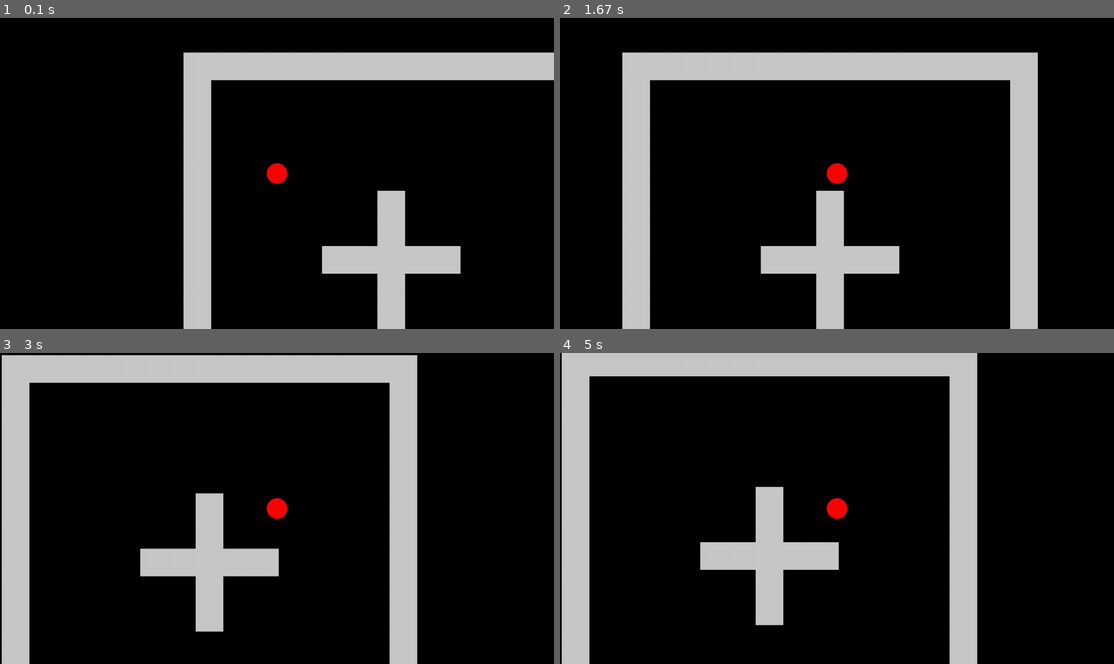
Above: before the commit, frames 1-4 (two rows, left to right).
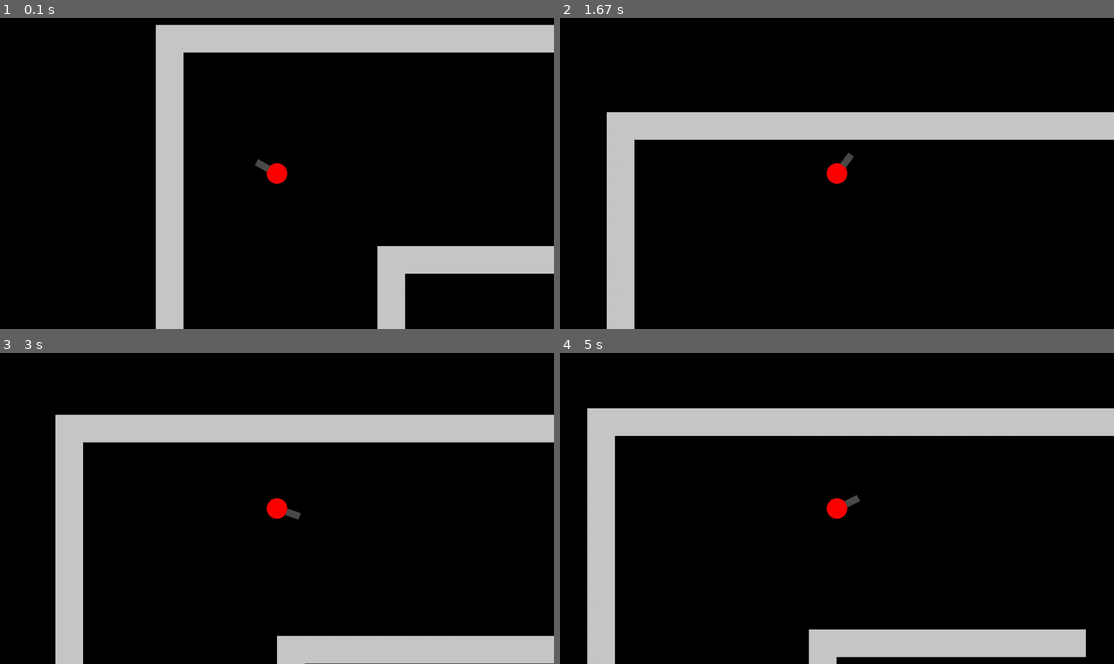
Above: after the commit, the same moments.

Repository: abmu/pygame-shooter-game
Game: pygame game, started from main.py
Two runs of this game, one before a commit and one after it. Both use one fixed random seed, a clock stepped at 60 frames per second and the inputs below.
Inputs (mouse positions are in pixels of both pictures, inside the frame that each line leads up to):
- Up to frame 1 (0.1 s): no input
- Up to frame 2 (1.67 s): hold W 0.33-0.8 s; hold Right 0.33-0.8 s; move the mouse to (814, 185) at 0.37 s; hold Right 0.83-1.3 s; move the mouse to (704, 176) at 0.87 s; hold W 1.33-1.63 s; move the mouse to (920, 64) at 1.37 s
- Up to frame 3 (3 s): hold Right 1.67-2.13 s; move the mouse to (288, 402) at 1.7 s; hold A 2.17-2.7 s; move the mouse to (282, 539) at 2.2 s; hold Down from 2.73 s (still down); move the mouse to (421, 558) at 2.77 s
- Up to frame 4 (5 s): release Down at 3.03 s; hold A 3.07-3.47 s; move the mouse to (981, 480) at 3.1 s; hold Up 3.5-3.87 s; move the mouse to (1036, 483) at 3.53 s; hold D 3.9-4.53 s; move the mouse to (1030, 570) at 3.93 s; hold Down 4.57-4.93 s; move the mouse to (859, 496) at 4.6 s; hold A from 4.97 s (still down)

The runs differ from the first frame. In frame 1, 24% of the frame differs, in the area x 28-100%, y 2-100%; in frame 2, 26%; in frame 3, 35%, in the area x 0-100%, y 0-100%; in frame 4, 34%.

Commit message:
New commit

Diff:
--- a/bullet.py
+++ b/bullet.py
@@ -1,18 +1,20 @@
 import pygame
+from settings import *
 
 
 class Bullet(pygame.sprite.Sprite):
     def __init__(self,pos,groups,obstacle_sprites,middle_pos,mouse_pos):
         # bullet setup
         super().__init__(groups)
-        self.image = pygame.image.load('graphics/bullet.png').convert_alpha()
-        self.rect = self.image.get_rect(topleft = pos)
+        orig_image = pygame.image.load('graphics/bullet.png').convert_alpha()
+        orig_rect = orig_image.get_rect(topleft = pos)
+        self.set_direction(middle_pos,mouse_pos)
+        self.rotate(orig_image,orig_rect)
         self.pos_x = self.rect.x
         self.pos_y = self.rect.y
 
         # movement
-        self.set_direction(middle_pos,mouse_pos)
-        self.speed = 0.5
+        self.speed = 10
 
         self.obstacle_sprites = obstacle_sprites
 
@@ -26,6 +28,12 @@
         if self.direction.magnitude() != 0:
             self.direction = self.direction.normalize()
 
+    def rotate(self,image,rect):
+        # rotate bullet about center by angle between unit vector i and self.direction
+        angle = self.direction.angle_to(pygame.math.Vector2(1,0))
+        self.image = pygame.transform.rotate(image,angle)
+        self.rect = self.image.get_rect(center = rect.center)
+
     def move(self,speed):
         # store accourate position values in self.pos_x and self.pos_y
         # self.rect.x and self.rect.y will round values
@@ -34,6 +42,13 @@
 
         self.rect.x = self.pos_x
         self.rect.y = self.pos_y
+        self.collision()
+
+    def collision(self):
+        # handle wall collisions
+        for sprite in self.obstacle_sprites:
+            if sprite.rect.colliderect(self.rect):
+                self.kill()
 
     def update(self):
         # update bullet
--- a/level.py
+++ b/level.py
@@ -2,6 +2,7 @@
 from settings import *
 from tile import Tile
 from player import Player
+from weapon import Weapon
 from bullet import Bullet
 
 
@@ -27,15 +28,15 @@
                     Tile((x,y),[self.visible_sprites,self.obstacle_sprites])
                 elif col == 'P':
                     self.player = Player((x,y),[self.visible_sprites],self.obstacle_sprites,self.create_bullet)
+                    self.weapon = Weapon(self.player.rect,[self.visible_sprites],self.visible_sprites.get_middle_pos())
 
     def create_bullet(self):
-        Bullet((self.player.get_pos()),[self.visible_sprites],self.obstacle_sprites,self.visible_sprites.get_middle_pos(self.player),pygame.mouse.get_pos())
+        Bullet(self.weapon.get_pos(),[self.visible_sprites],self.obstacle_sprites,self.visible_sprites.get_middle_pos(),pygame.mouse.get_pos())
 
     def run(self):
         # update and draw the level map
         self.visible_sprites.draw(self.player)
         self.visible_sprites.update()
-
 
 class CameraGroup(pygame.sprite.Group):
     def __init__(self):
@@ -46,7 +47,7 @@
         self.half_height = self.screen.get_size()[1] // 2
         self.offset = pygame.math.Vector2()
 
-    def get_middle_pos(self,player):
+    def get_middle_pos(self):
         return (self.half_width,self.half_height)
 
     def draw(self,player):
@@ -54,7 +55,9 @@
         self.offset.x = player.rect.centerx - self.half_width
         self.offset.y = player.rect.centery - self.half_height
 
-        # apply offset to each sprite
-        for sprite in self.sprites():
+        # sprites drawn later will be drawn on top
+        # draw weapon on top of the tiles
+        for sprite in sorted(self.sprites(),key = lambda sprite: sprite.__class__.__name__):
+            # apply offset to each sprite
             offset_pos = sprite.rect.topleft - self.offset
             self.screen.blit(sprite.image,offset_pos)
--- a/player.py
+++ b/player.py
@@ -16,6 +16,9 @@
         # shooting
         self.pressed = False
         self.create_bullet = create_bullet
+        self.attacking = False
+        self.attack_cooldown = 100
+        self.attack_time = None
 
         self.obstacle_sprites = obstacle_sprites
 
@@ -23,27 +26,31 @@
         keys = pygame.key.get_pressed()
 
         # change player direction
-        if keys[pygame.K_LEFT]:
+        if keys[pygame.K_LEFT] or keys[pygame.K_a]:
             self.direction.x = -1
-        elif keys[pygame.K_RIGHT]:
+        elif keys[pygame.K_RIGHT] or keys[pygame.K_d]:
             self.direction.x = 1
         else:
             self.direction.x = 0
 
-        if keys[pygame.K_UP]:
+        if keys[pygame.K_UP] or keys[pygame.K_w]:
             self.direction.y = -1
-        elif keys[pygame.K_DOWN]:
+        elif keys[pygame.K_DOWN] or keys[pygame.K_s]:
             self.direction.y = 1
         else:
             self.direction.y = 0
 
         # shoot bullet
-        if pygame.mouse.get_pressed()[0]: # check if lmb clicked
+        if pygame.mouse.get_pressed()[0] and not self.attacking: # check if lmb clicked
             self.pressed = True
         else:
             if self.pressed:
                 self.create_bullet()
                 self.pressed = False
+
+                # begin attack cooldown
+                self.attacking = True
+                self.attack_time = pygame.time.get_ticks()
 
     def move(self,speed):
         # normalize direction vector to ensure it is a unit vector
@@ -75,12 +82,16 @@
                     elif self.direction.y > 0: # moving down
                         self.rect.bottom = sprite.rect.top
 
-    def get_pos(self):
-        # subtract half the bullet width and height
-        # make bullet center start at player center
-        return (self.rect.centerx-8,self.rect.centery-8)
+    def cooldowns(self):
+        current_time = pygame.time.get_ticks()
+
+        # check if attack cooldown has finished
+        if self.attacking:
+            if current_time - self.attack_time >= self.attack_cooldown:
+                self.attacking = False
 
     def update(self):
         # update player
         self.input()
+        self.cooldowns()
         self.move(self.speed)
--- a/settings.py
+++ b/settings.py
@@ -4,19 +4,59 @@
 TILE_SIZE = 64
 
 MAP_ARRAY = [
-['x','x','x','x','x','x','x','x','x','x','x','x','x','x','x'],
-['x',' ',' ',' ',' ',' ',' ',' ',' ',' ',' ',' ',' ',' ','x'],
-['x',' ',' ',' ',' ',' ',' ',' ',' ',' ',' ',' ',' ',' ','x'],
-['x',' ',' ',' ',' ',' ',' ',' ',' ',' ',' ',' ',' ',' ','x'],
-['x',' ',' ','P',' ',' ',' ',' ',' ',' ',' ',' ',' ',' ','x'],
-['x',' ',' ',' ',' ',' ',' ','x',' ',' ',' ',' ',' ',' ','x'],
-['x',' ',' ',' ',' ',' ',' ','x',' ',' ',' ',' ',' ',' ','x'],
-['x',' ',' ',' ',' ','x','x','x','x','x',' ',' ',' ',' ','x'],
-['x',' ',' ',' ',' ',' ',' ','x',' ',' ',' ',' ',' ',' ','x'],
-['x',' ',' ',' ',' ',' ',' ','x',' ',' ',' ',' ',' ',' ','x'],
-['x',' ',' ',' ',' ',' ',' ',' ',' ',' ',' ',' ',' ',' ','x'],
-['x',' ',' ',' ',' ',' ',' ',' ',' ',' ',' ',' ',' ',' ','x'],
-['x',' ',' ',' ',' ',' ',' ',' ',' ',' ',' ',' ',' ',' ','x'],
-['x',' ',' ',' ',' ',' ',' ',' ',' ',' ',' ',' ',' ',' ','x'],
-['x','x','x','x','x','x','x','x','x','x','x','x','x','x','x']
+['x','x','x','x','x','x','x','x','x','x','x','x','x','x','x','x','x','x','x','x','x','x','x','x','x','x','x','x','x','x','x','x','x','x','x','x','x','x','x','x','x','x','x','x','x','x','x','x','x','x','x','x','x','x','x'],
+['x',' ',' ',' ',' ',' ',' ',' ',' ',' ',' ',' ',' ',' ',' ',' ',' ',' ',' ',' ',' ',' ',' ',' ',' ',' ',' ','x',' ',' ',' ',' ',' ',' ',' ',' ',' ',' ',' ',' ',' ',' ',' ',' ',' ',' ',' ',' ',' ',' ',' ',' ',' ',' ','x'],
+['x',' ',' ',' ',' ',' ',' ',' ',' ',' ',' ',' ',' ',' ',' ',' ',' ',' ',' ',' ',' ',' ',' ',' ',' ',' ',' ','x',' ',' ',' ',' ',' ',' ',' ',' ',' ',' ',' ',' ',' ',' ',' ',' ',' ',' ',' ',' ',' ',' ',' ',' ',' ',' ','x'],
+['x',' ',' ',' ',' ',' ',' ',' ',' ',' ',' ',' ',' ',' ',' ',' ',' ',' ',' ',' ',' ',' ',' ',' ',' ',' ',' ',' ',' ',' ',' ',' ',' ',' ',' ',' ',' ',' ',' ',' ',' ',' ',' ',' ',' ',' ',' ',' ',' ',' ',' ',' ',' ',' ','x'],
+['x',' ',' ',' ',' ',' ',' ',' ',' ',' ',' ',' ',' ',' ',' ',' ',' ',' ',' ',' ',' ',' ',' ',' ',' ',' ',' ',' ',' ',' ',' ',' ',' ',' ',' ',' ',' ',' ',' ',' ',' ',' ',' ',' ',' ',' ',' ',' ',' ',' ',' ',' ',' ',' ','x'],
+['x',' ',' ',' ','P',' ',' ',' ',' ',' ',' ',' ',' ',' ',' ',' ',' ',' ',' ',' ',' ',' ',' ',' ',' ',' ',' ',' ',' ',' ',' ',' ',' ',' ',' ',' ',' ',' ',' ',' ',' ',' ',' ',' ',' ',' ',' ',' ',' ',' ',' ',' ',' ',' ','x'],
+['x',' ',' ',' ',' ',' ',' ',' ',' ',' ',' ',' ',' ',' ',' ',' ',' ',' ',' ',' ',' ',' ',' ',' ',' ',' ',' ','x',' ',' ',' ',' ',' ',' ',' ',' ',' ',' ',' ',' ',' ',' ',' ',' ',' ',' ',' ',' ',' ',' ',' ',' ',' ',' ','x'],
+['x',' ',' ',' ',' ',' ',' ',' ',' ',' ',' ',' ',' ',' ',' ',' ',' ',' ',' ',' ',' ',' ',' ',' ',' ',' ',' ','x',' ',' ',' ',' ',' ',' ',' ',' ',' ',' ',' ',' ',' ',' ',' ',' ',' ',' ',' ',' ',' ',' ',' ',' ',' ',' ','x'],
+['x',' ',' ',' ',' ',' ',' ',' ','x','x','x','x','x','x','x','x','x','x',' ',' ',' ',' ','x','x','x','x','x','x','x','x','x','x','x',' ',' ',' ',' ','x','x','x','x','x','x','x','x','x','x',' ',' ',' ',' ',' ',' ',' ','x'],
+['x',' ',' ',' ',' ',' ',' ',' ','x',' ',' ',' ',' ',' ',' ',' ',' ',' ',' ',' ',' ',' ',' ',' ',' ',' ',' ',' ',' ',' ',' ',' ',' ',' ',' ',' ',' ',' ',' ',' ',' ',' ',' ',' ',' ',' ','x',' ',' ',' ',' ',' ',' ',' ','x'],
+['x',' ',' ',' ',' ',' ',' ',' ','x',' ',' ',' ',' ',' ',' ',' ',' ',' ',' ',' ',' ',' ',' ',' ',' ',' ',' ',' ',' ',' ',' ',' ',' ',' ',' ',' ',' ',' ',' ',' ',' ',' ',' ',' ',' ',' ','x',' ',' ',' ',' ',' ',' ',' ','x'],
+['x',' ',' ',' ',' ',' ',' ',' ','x',' ',' ',' ',' ',' ','x','x',' ',' ',' ',' ',' ',' ',' ',' ',' ',' ',' ',' ',' ',' ',' ',' ',' ',' ',' ',' ',' ',' ',' ','x','x',' ',' ',' ',' ',' ','x',' ',' ',' ',' ',' ',' ',' ','x'],
+['x',' ',' ',' ',' ',' ',' ',' ','x',' ',' ',' ',' ','x',' ',' ',' ',' ',' ',' ',' ',' ',' ',' ',' ',' ',' ',' ',' ',' ',' ',' ',' ',' ',' ',' ',' ',' ',' ',' ',' ','x','x',' ',' ',' ','x',' ',' ',' ',' ',' ',' ',' ','x'],
+['x',' ',' ',' ',' ',' ',' ',' ','x',' ',' ',' ','x','x',' ',' ',' ',' ',' ',' ',' ',' ',' ',' ',' ',' ',' ',' ',' ',' ',' ',' ',' ',' ',' ',' ',' ',' ',' ',' ',' ',' ','x',' ',' ',' ','x',' ',' ',' ',' ',' ',' ',' ','x'],
+['x',' ',' ',' ',' ',' ',' ',' ','x',' ',' ','x',' ',' ',' ',' ',' ',' ',' ',' ',' ',' ',' ',' ',' ',' ',' ',' ',' ',' ',' ',' ',' ',' ',' ',' ',' ',' ',' ',' ',' ',' ',' ','x',' ',' ','x',' ',' ',' ',' ',' ',' ',' ','x'],
+['x',' ',' ',' ',' ',' ',' ',' ','x',' ',' ','x',' ',' ',' ',' ',' ',' ',' ','x','x','x','x','x','x',' ',' ',' ',' ',' ','x','x','x','x','x','x',' ',' ',' ',' ',' ',' ',' ','x',' ',' ','x',' ',' ',' ',' ',' ',' ',' ','x'],
+['x',' ',' ',' ',' ',' ',' ',' ','x',' ',' ',' ',' ',' ',' ',' ',' ',' ','x',' ',' ',' ',' ',' ',' ',' ',' ',' ',' ',' ',' ',' ',' ',' ',' ',' ','x',' ',' ',' ',' ',' ',' ',' ',' ',' ','x',' ',' ',' ',' ',' ',' ',' ','x'],
+['x',' ',' ',' ',' ',' ',' ',' ','x',' ',' ',' ',' ',' ',' ',' ',' ','x',' ',' ',' ',' ',' ',' ',' ',' ',' ',' ',' ',' ',' ',' ',' ',' ',' ',' ',' ','x',' ',' ',' ',' ',' ',' ',' ',' ','x',' ',' ',' ',' ',' ',' ',' ','x'],
+['x',' ',' ',' ',' ',' ',' ',' ',' ',' ',' ',' ',' ',' ',' ',' ','x',' ',' ',' ',' ',' ',' ',' ',' ',' ',' ',' ',' ',' ',' ',' ',' ',' ',' ',' ',' ',' ','x',' ',' ',' ',' ',' ',' ',' ',' ',' ',' ',' ',' ',' ',' ',' ','x'],
+['x',' ',' ',' ',' ',' ',' ',' ',' ',' ',' ',' ',' ',' ',' ','x',' ',' ',' ',' ',' ',' ',' ',' ',' ',' ',' ',' ',' ',' ',' ',' ',' ',' ',' ',' ',' ',' ',' ','x',' ',' ',' ',' ',' ',' ',' ',' ',' ',' ',' ',' ',' ',' ','x'],
+['x',' ',' ',' ',' ',' ',' ',' ',' ',' ',' ',' ',' ',' ',' ','x',' ',' ',' ',' ','x','x','x',' ',' ',' ',' ','x',' ',' ',' ',' ','x','x','x',' ',' ',' ',' ','x',' ',' ',' ',' ',' ',' ',' ',' ',' ',' ',' ',' ',' ',' ','x'],
+['x',' ',' ',' ',' ',' ',' ',' ',' ',' ',' ',' ',' ',' ',' ','x',' ',' ',' ',' ','x',' ',' ',' ',' ',' ',' ','x',' ',' ',' ',' ',' ',' ','x',' ',' ',' ',' ','x',' ',' ',' ',' ',' ',' ',' ',' ',' ',' ',' ',' ',' ',' ','x'],
+['x',' ',' ',' ',' ',' ',' ',' ','x',' ',' ',' ',' ',' ',' ','x',' ',' ',' ',' ','x',' ',' ',' ',' ',' ',' ','x',' ',' ',' ',' ',' ',' ','x',' ',' ',' ',' ','x',' ',' ',' ',' ',' ',' ','x',' ',' ',' ',' ',' ',' ',' ','x'],
+['x',' ',' ',' ',' ',' ',' ',' ','x',' ',' ',' ',' ',' ',' ','x',' ',' ',' ',' ',' ',' ',' ',' ',' ',' ',' ','x',' ',' ',' ',' ',' ',' ',' ',' ',' ',' ',' ','x',' ',' ',' ',' ',' ',' ','x',' ',' ',' ',' ',' ',' ',' ','x'],
+['x',' ',' ',' ',' ',' ',' ',' ','x',' ',' ',' ',' ',' ',' ','x',' ',' ',' ',' ',' ',' ',' ',' ',' ',' ',' ','x',' ',' ',' ',' ',' ',' ',' ',' ',' ',' ',' ','x',' ',' ',' ',' ',' ',' ','x',' ',' ',' ',' ',' ',' ',' ','x'],
+['x',' ',' ',' ',' ',' ',' ',' ','x',' ',' ',' ',' ',' ',' ',' ',' ',' ',' ',' ',' ',' ',' ',' ',' ',' ',' ','x',' ',' ',' ',' ',' ',' ',' ',' ',' ',' ',' ',' ',' ',' ',' ',' ',' ',' ','x',' ',' ',' ',' ',' ',' ',' ','x'],
+['x',' ',' ',' ',' ',' ',' ',' ','x',' ',' ',' ',' ',' ',' ',' ',' ',' ',' ',' ',' ',' ',' ',' ',' ',' ',' ','x',' ',' ',' ',' ',' ',' ',' ',' ',' ',' ',' ',' ',' ',' ',' ',' ',' ',' ','x',' ',' ',' ',' ',' ',' ',' ','x'],
+['x','x','x',' ',' ',' ','x','x','x',' ',' ',' ',' ',' ',' ',' ',' ',' ',' ',' ','x','x','x','x','x','x','x','x','x','x','x','x','x','x','x',' ',' ',' ',' ',' ',' ',' ',' ',' ',' ',' ','x','x','x',' ',' ',' ','x','x','x'],
+['x',' ',' ',' ',' ',' ',' ',' ','x',' ',' ',' ',' ',' ',' ',' ',' ',' ',' ',' ',' ',' ',' ',' ',' ',' ',' ','x',' ',' ',' ',' ',' ',' ',' ',' ',' ',' ',' ',' ',' ',' ',' ',' ',' ',' ','x',' ',' ',' ',' ',' ',' ',' ','x'],
+['x',' ',' ',' ',' ',' ',' ',' ','x',' ',' ',' ',' ',' ',' ',' ',' ',' ',' ',' ',' ',' ',' ',' ',' ',' ',' ','x',' ',' ',' ',' ',' ',' ',' ',' ',' ',' ',' ',' ',' ',' ',' ',' ',' ',' ','x',' ',' ',' ',' ',' ',' ',' ','x'],
+['x',' ',' ',' ',' ',' ',' ',' ','x',' ',' ',' ',' ',' ',' ','x',' ',' ',' ',' ',' ',' ',' ',' ',' ',' ',' ','x',' ',' ',' ',' ',' ',' ',' ',' ',' ',' ',' ','x',' ',' ',' ',' ',' ',' ','x',' ',' ',' ',' ',' ',' ',' ','x'],
+['x',' ',' ',' ',' ',' ',' ',' ','x',' ',' ',' ',' ',' ',' ','x',' ',' ',' ',' ',' ',' ',' ',' ',' ',' ',' ','x',' ',' ',' ',' ',' ',' ',' ',' ',' ',' ',' ','x',' ',' ',' ',' ',' ',' ','x',' ',' ',' ',' ',' ',' ',' ','x'],
+['x',' ',' ',' ',' ',' ',' ',' ','x',' ',' ',' ',' ',' ',' ','x',' ',' ',' ',' ','x',' ',' ',' ',' ',' ',' ','x',' ',' ',' ',' ',' ',' ','x',' ',' ',' ',' ','x',' ',' ',' ',' ',' ',' ','x',' ',' ',' ',' ',' ',' ',' ','x'],
+['x',' ',' ',' ',' ',' ',' ',' ',' ',' ',' ',' ',' ',' ',' ','x',' ',' ',' ',' ','x',' ',' ',' ',' ',' ',' ','x',' ',' ',' ',' ',' ',' ','x',' ',' ',' ',' ','x',' ',' ',' ',' ',' ',' ',' ',' ',' ',' ',' ',' ',' ',' ','x'],
+['x',' ',' ',' ',' ',' ',' ',' ',' ',' ',' ',' ',' ',' ',' ','x',' ',' ',' ',' ','x','x','x',' ',' ',' ',' ','x',' ',' ',' ',' ','x','x','x',' ',' ',' ',' ','x',' ',' ',' ',' ',' ',' ',' ',' ',' ',' ',' ',' ',' ',' ','x'],
+['x',' ',' ',' ',' ',' ',' ',' ',' ',' ',' ',' ',' ',' ',' ','x',' ',' ',' ',' ',' ',' ',' ',' ',' ',' ',' ',' ',' ',' ',' ',' ',' ',' ',' ',' ',' ',' ',' ','x',' ',' ',' ',' ',' ',' ',' ',' ',' ',' ',' ',' ',' ',' ','x'],
+['x',' ',' ',' ',' ',' ',' ',' ',' ',' ',' ',' ',' ',' ',' ',' ','x',' ',' ',' ',' ',' ',' ',' ',' ',' ',' ',' ',' ',' ',' ',' ',' ',' ',' ',' ',' ',' ','x',' ',' ',' ',' ',' ',' ',' ',' ',' ',' ',' ',' ',' ',' ',' ','x'],
+['x',' ',' ',' ',' ',' ',' ',' ','x',' ',' ',' ',' ',' ',' ',' ',' ','x',' ',' ',' ',' ',' ',' ',' ',' ',' ',' ',' ',' ',' ',' ',' ',' ',' ',' ',' ','x',' ',' ',' ',' ',' ',' ',' ',' ','x',' ',' ',' ',' ',' ',' ',' ','x'],
+['x',' ',' ',' ',' ',' ',' ',' ','x',' ',' ',' ',' ',' ',' ',' ',' ',' ','x',' ',' ',' ',' ',' ',' ',' ',' ',' ',' ',' ',' ',' ',' ',' ',' ',' ','x',' ',' ',' ',' ',' ',' ',' ',' ',' ','x',' ',' ',' ',' ',' ',' ',' ','x'],
+['x',' ',' ',' ',' ',' ',' ',' ','x',' ',' ','x',' ',' ',' ',' ',' ',' ',' ','x','x','x','x','x','x',' ',' ',' ',' ',' ','x','x','x','x','x','x',' ',' ',' ',' ',' ',' ',' ','x',' ',' ','x',' ',' ',' ',' ',' ',' ',' ','x'],
+['x',' ',' ',' ',' ',' ',' ',' ','x',' ',' ','x',' ',' ',' ',' ',' ',' ',' ',' ',' ',' ',' ',' ',' ',' ',' ',' ',' ',' ',' ',' ',' ',' ',' ',' ',' ',' ',' ',' ',' ',' ',' ','x',' ',' ','x',' ',' ',' ',' ',' ',' ',' ','x'],
+['x',' ',' ',' ',' ',' ',' ',' ','x',' ',' ',' ','x','x',' ',' ',' ',' ',' ',' ',' ',' ',' ',' ',' ',' ',' ',' ',' ',' ',' ',' ',' ',' ',' ',' ',' ',' ',' ',' ',' ','x','x',' ',' ',' ','x',' ',' ',' ',' ',' ',' ',' ','x'],
+['x',' ',' ',' ',' ',' ',' ',' ','x',' ',' ',' ',' ','x',' ',' ',' ',' ',' ',' ',' ',' ',' ',' ',' ',' ',' ',' ',' ',' ',' ',' ',' ',' ',' ',' ',' ',' ',' ',' ',' ','x',' ',' ',' ',' ','x',' ',' ',' ',' ',' ',' ',' ','x'],
+['x',' ',' ',' ',' ',' ',' ',' ','x',' ',' ',' ',' ',' ','x','x',' ',' ',' ',' ',' ',' ',' ',' ',' ',' ',' ',' ',' ',' ',' ',' ',' ',' ',' ',' ',' ',' ',' ','x','x',' ',' ',' ',' ',' ','x',' ',' ',' ',' ',' ',' ',' ','x'],
+['x',' ',' ',' ',' ',' ',' ',' ','x',' ',' ',' ',' ',' ',' ',' ',' ',' ',' ',' ',' ',' ',' ',' ',' ',' ',' ',' ',' ',' ',' ',' ',' ',' ',' ',' ',' ',' ',' ',' ',' ',' ',' ',' ',' ',' ','x',' ',' ',' ',' ',' ',' ',' ','x'],
+['x',' ',' ',' ',' ',' ',' ',' ','x',' ',' ',' ',' ',' ',' ',' ',' ',' ',' ',' ',' ',' ',' ',' ',' ',' ',' ',' ',' ',' ',' ',' ',' ',' ',' ',' ',' ',' ',' ',' ',' ',' ',' ',' ',' ',' ','x',' ',' ',' ',' ',' ',' ',' ','x'],
+['x',' ',' ',' ',' ',' ',' ',' ','x','x','x','x','x','x','x','x','x','x',' ',' ',' ',' ','x','x','x','x','x','x','x','x','x','x','x',' ',' ',' ',' ','x','x','x','x','x','x','x','x','x','x',' ',' ',' ',' ',' ',' ',' ','x'],
+['x',' ',' ',' ',' ',' ',' ',' ',' ',' ',' ',' ',' ',' ',' ',' ',' ',' ',' ',' ',' ',' ',' ',' ',' ',' ',' ','x',' ',' ',' ',' ',' ',' ',' ',' ',' ',' ',' ',' ',' ',' ',' ',' ',' ',' ',' ',' ',' ',' ',' ',' ',' ',' ','x'],
+['x',' ',' ',' ',' ',' ',' ',' ',' ',' ',' ',' ',' ',' ',' ',' ',' ',' ',' ',' ',' ',' ',' ',' ',' ',' ',' ','x',' ',' ',' ',' ',' ',' ',' ',' ',' ',' ',' ',' ',' ',' ',' ',' ',' ',' ',' ',' ',' ',' ',' ',' ',' ',' ','x'],
+['x',' ',' ',' ',' ',' ',' ',' ',' ',' ',' ',' ',' ',' ',' ',' ',' ',' ',' ',' ',' ',' ',' ',' ',' ',' ',' ',' ',' ',' ',' ',' ',' ',' ',' ',' ',' ',' ',' ',' ',' ',' ',' ',' ',' ',' ',' ',' ',' ',' ',' ',' ',' ',' ','x'],
+['x',' ',' ',' ',' ',' ',' ',' ',' ',' ',' ',' ',' ',' ',' ',' ',' ',' ',' ',' ',' ',' ',' ',' ',' ',' ',' ',' ',' ',' ',' ',' ',' ',' ',' ',' ',' ',' ',' ',' ',' ',' ',' ',' ',' ',' ',' ',' ',' ',' ',' ',' ',' ',' ','x'],
+['x',' ',' ',' ',' ',' ',' ',' ',' ',' ',' ',' ',' ',' ',' ',' ',' ',' ',' ',' ',' ',' ',' ',' ',' ',' ',' ',' ',' ',' ',' ',' ',' ',' ',' ',' ',' ',' ',' ',' ',' ',' ',' ',' ',' ',' ',' ',' ',' ',' ',' ',' ',' ',' ','x'],
+['x',' ',' ',' ',' ',' ',' ',' ',' ',' ',' ',' ',' ',' ',' ',' ',' ',' ',' ',' ',' ',' ',' ',' ',' ',' ',' ','x',' ',' ',' ',' ',' ',' ',' ',' ',' ',' ',' ',' ',' ',' ',' ',' ',' ',' ',' ',' ',' ',' ',' ',' ',' ',' ','x'],
+['x',' ',' ',' ',' ',' ',' ',' ',' ',' ',' ',' ',' ',' ',' ',' ',' ',' ',' ',' ',' ',' ',' ',' ',' ',' ',' ','x',' ',' ',' ',' ',' ',' ',' ',' ',' ',' ',' ',' ',' ',' ',' ',' ',' ',' ',' ',' ',' ',' ',' ',' ',' ',' ','x'],
+['x','x','x','x','x','x','x','x','x','x','x','x','x','x','x','x','x','x','x','x','x','x','x','x','x','x','x','x','x','x','x','x','x','x','x','x','x','x','x','x','x','x','x','x','x','x','x','x','x','x','x','x','x','x','x']
 ]
--- /dev/null
+++ b/weapon.py
@@ -0,0 +1,38 @@
+import pygame
+from settings import *
+
+
+class Weapon(pygame.sprite.Sprite):
+    def __init__(self,player_rect,groups,middle_pos):
+        # weapon setup
+        super().__init__(groups)
+        self.player_rect = player_rect
+        self.middle_pos = middle_pos
+        self.orig_image = pygame.image.load('graphics/pistol.png').convert_alpha()
+        self.update()
+
+    def set_direction(self):
+        # calculate weapon direction vector
+        mouse_pos = pygame.mouse.get_pos()
+        self.direction = pygame.math.Vector2()
+        self.direction.x = mouse_pos[0] - self.middle_pos[0]
+        self.direction.y = mouse_pos[1] - self.middle_pos[1]
+
+        # normalize direction vector to ensure it is a unit vector
+        if self.direction.magnitude() != 0:
+            self.direction = self.direction.normalize()
+
+    def rotate(self):
+        # rotate weapon about center by angle between unit vector i and self.direction
+        angle = self.direction.angle_to(pygame.math.Vector2(1,0))
+        self.image = pygame.transform.rotate(self.orig_image,angle)
+        self.rect = self.image.get_rect(center = self.player_rect.center)
+
+    def get_pos(self):
+        # make start positon of bullet the end position of player weapon
+        return (self.rect.centerx-8 + self.direction.x*64,self.rect.centery-8 + self.direction.y*64)
+
+    def update(self):
+        # update weapon
+        self.set_direction()
+        self.rotate()
Binary file changed: graphics/pistol.png
Not shown, changed: .DS_Store
